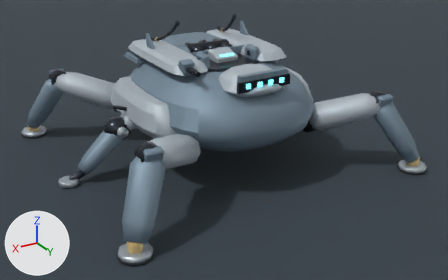
The Blender file content/source-art/arachnid-hexapod-v2.blend as it was, and as the next commit left it.
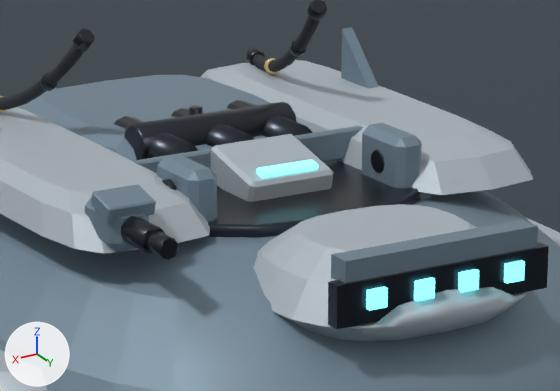
Each version appears first whole from a camera (50 mm lens) standing at (4.73, 8.3, 4.28) and looking at (-0.01, 0.4, 0.32), and next in a close-up on the part from 35% to 65% of the width and 5% to 39% of the height. Every picture has the same lights, and +X, +Y and +Z are marked at lower left. The first two pictures are the older version.

Script lines for the objects in view, before the commit:
```python
me_arachnidhexapodarmor_armoredcarapace_mesh = bpy.data.meshes.new('ArachnidHexapodArmor_ArmoredCarapace_Mesh')
me_arachnidhexapodarmor_armoredcarapace_mesh.from_pydata(...)  # 235 vertices, 466 faces; spans x -1.3..1.3, y -1.62..1.78, z 0.64..1.62
me_arachnidhexapodarmor_armoredcarapace_mesh.materials.append(mat_arachnidhexapod_primaryarmor)  # greyish blue #7e92a0
me_arachnidhexapodsensor_optic_2_mesh = bpy.data.meshes.new('ArachnidHexapodSensor_Optic_2_Mesh')
me_arachnidhexapodsensor_optic_2_mesh.from_pydata(...)  # a box spanning x -0.126..-0.054, y 1.5225..1.5475, z 1.5665..1.6335
me_arachnidhexapodsensor_optic_2_mesh.materials.append(mat_arachnidhexapod_emissive)  # cyan #6adbe3, glowing cyan #6adbe3
me_cylinder_031 = bpy.data.meshes.new('Cylinder.031')
me_cylinder_031.from_pydata(...)  # 60 vertices, 116 faces; spans x -0.34..0.34, y -0.083..0.083, z -0.081..0.081
me_cylinder_031.materials.append(mat_arachnidhexapod_gunmetal)  # dark grey #353a42
ob_arachnidhexapodarmor_armoredcarapace = bpy.data.objects.new('ArachnidHexapodArmor_ArmoredCarapace', me_arachnidhexapodarmor_armoredcarapace_mesh)
ob_arachnidhexapodarmor_armoredcarapace.location = (0.0, 0.0, 0.0)
ob_arachnidhexapodmissilepod_trunnionaxle = bpy.data.objects.new('ArachnidHexapodMissilePod_TrunnionAxle', me_cylinder_031)
ob_arachnidhexapodmissilepod_trunnionaxle.location = (0.0, -0.06, 1.76)
ob_arachnidhexapodsensor_optic_2 = bpy.data.objects.new('ArachnidHexapodSensor_Optic_2', me_arachnidhexapodsensor_optic_2_mesh)
ob_arachnidhexapodsensor_optic_2.location = (0.0, 0.0, 0.0)
# also in view: 'ArachnidHexapodCoaxPort_CoaxSleeve' at (0.82, 0.88, 1.74); 'ArachnidHexapodArmor_OpticBrow' at (0.0, 1.47, 1.7); 'PreviewFloor' at (0.0, 0.0, -0.01); 'ArachnidHexapodArmor_OpticCrown' at (0.0, 1.13, 1.57); 'ArachnidHexapodCoaxPort_CoaxMuzzle' at (0.82, 1.03, 1.74)
```
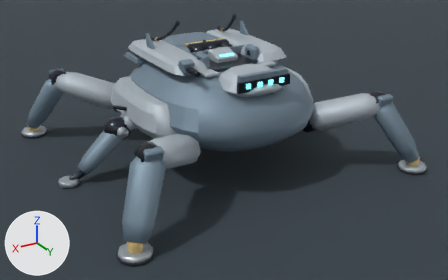
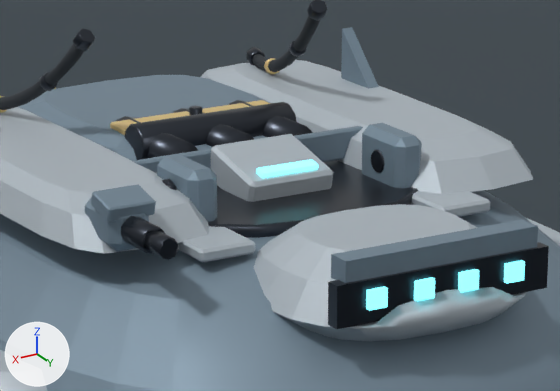
The change, as a diff of the scene's bpy script:
```diff
--- a/content/source-art/arachnid-hexapod-v2.blend.py
+++ b/content/source-art/arachnid-hexapod-v2.blend.py
@@ me_arachnidhexapodwarning_cradletrim_mesh @@
+me_arachnidhexapodwarning_cradletrim_mesh.from_pydata(...)  # 24 vertices, 44 faces; spans x -0.34..0.34, y -0.25..-0.11, z 1.785..1.815
+me_arachnidhexapodwarning_cradletrim_mesh.materials.append(mat_arachnidhexapod_warning)  # beige #e9cd8c
@@ me_arachnidhexapodarmor_carapacechevron_r_mesh @@
+me_arachnidhexapodarmor_carapacechevron_r_mesh.from_pydata(...)  # 24 vertices, 44 faces; spans x 0.39..0.61, y 0.5..0.94, z 1.637..1.683
+me_arachnidhexapodarmor_carapacechevron_r_mesh.materials.append(mat_arachnidhexapod_lightarmor)  # light grey #b7c0c8
@@ me_arachnidhexapodarmor_carapacechevron_l_mesh @@
+me_arachnidhexapodarmor_carapacechevron_l_mesh.from_pydata(...)  # 24 vertices, 44 faces; spans x -0.61..-0.39, y 0.5..0.94, z 1.637..1.683
+me_arachnidhexapodarmor_carapacechevron_l_mesh.materials.append(mat_arachnidhexapod_lightarmor)  # light grey #b7c0c8
@@ ob_arachnidhexapodwarning_cradletrim @@
+ob_arachnidhexapodwarning_cradletrim = bpy.data.objects.new('ArachnidHexapodWarning_CradleTrim', me_arachnidhexapodwarning_cradletrim_mesh)
+ob_arachnidhexapodwarning_cradletrim.location = (0.0, 0.0, -0.003)
@@ ob_arachnidhexapodarmor_carapacechevron_r @@
+ob_arachnidhexapodarmor_carapacechevron_r = bpy.data.objects.new('ArachnidHexapodArmor_CarapaceChevron_R', me_arachnidhexapodarmor_carapacechevron_r_mesh)
+ob_arachnidhexapodarmor_carapacechevron_r.location = (0.0, 0.0, -0.025)
@@ ob_arachnidhexapodarmor_carapacechevron_l @@
+ob_arachnidhexapodarmor_carapacechevron_l = bpy.data.objects.new('ArachnidHexapodArmor_CarapaceChevron_L', me_arachnidhexapodarmor_carapacechevron_l_mesh)
+ob_arachnidhexapodarmor_carapacechevron_l.location = (0.0, 0.0, -0.025)
```

Changed parts and their boxes [x1, y1, x2, y2] in the close-ups (560 x 391 px):
'ArachnidHexapodArmor_CarapaceChevron_R', added
    after: [178, 226, 255, 262]
'ArachnidHexapodArmor_CarapaceChevron_L', added
    after: [411, 191, 491, 217]
'ArachnidHexapodWarning_CradleTrim', added
    after: [110, 100, 270, 135]
